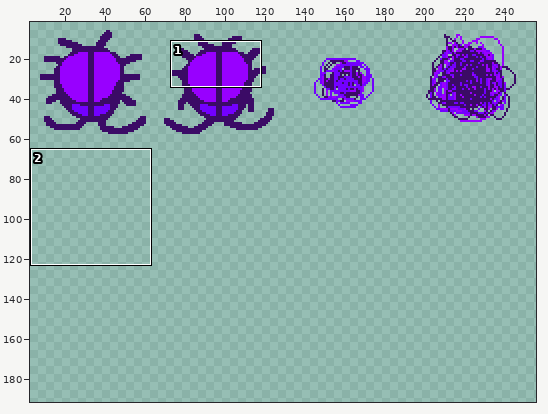
File history of a sprite sheet, output/textures/ipis.png. Above, an overview of the earlier version with the close-up marked.
Close-up. Old version:
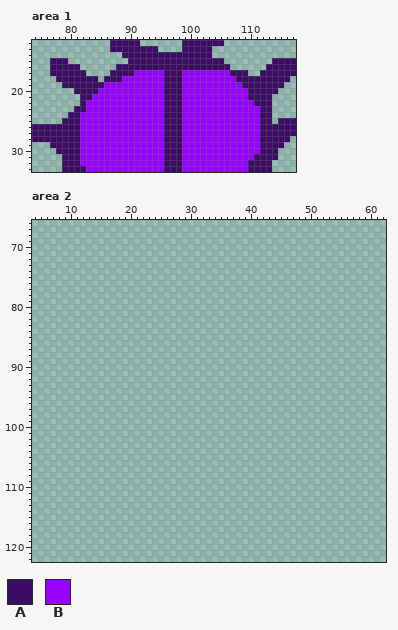
The file is 256x256 pixels. Shown: area 1: x 74..117, y 12..33; area 2: x 4..62, y 66..122. The wide view leaves out empty margins. The commit also changed other parts of the picture, which this record leaves out.
Palette (. is transparent): A #3b0b66  B #9800ff
Pixels before, area 1, first column x 74:
12 .............AAAAA.......AAAAAAA............
13 .............AAAAAAAA....AAAAA..............
14 ...............AAAAAAAAAAAAAAA..............
15 ...AAA..........AAAAAAAAAAAAAAAA........AAAA
16 ...AAAAA......AAAAAAAAAAAAAAAAAAA......AAAAA
17 ...AAAAAA....AAAABBBBBAAABBBBBBBBAAA..AAAAAA
18 ....AAAAAAA.AAABBBBBBBAAABBBBBBBBBAAAAAAAAA.
19 .....AAAAAAABBBBBBBBBBAAABBBBBBBBBBAAAAAAA..
20 .......AAAABBBBBBBBBBBAAABBBBBBBBBBBAAAAA...
21 ........AABBBBBBBBBBBBAAABBBBBBBBBBBAAAA....
22 ........ABBBBBBBBBBBBBAAABBBBBBBBBBBBAAA....
23 .......AABBBBBBBBBBBBBAAABBBBBBBBBBBBBAA....
24 ......AABBBBBBBBBBBBBBAAABBBBBBBBBBBBBAA....
25 .....AAABBBBBBBBBBBBBBAAABBBBBBBBBBBBBAA.AAA
26 AAAAAAAABBBBBBBBBBBBBBAAABBBBBBBBBBBBBAAAAAA
27 AAAAAAAABBBBBBBBBBBBBBAAABBBBBBBBBBBBBAAAAAA
28 AAAAAAAABBBBBBBBBBBBBBAAABBBBBBBBBBBBBAAAAA.
29 ...AAAAABBBBBBBBBBBBBBAAABBBBBBBBBBBBBAAAA..
30 ....AAAABBBBBBBBBBBBBBAAABBBBBBBBBBBBBAAA...
31 .....AAABBBBBBBBBBBBBBAAABBBBBBBBBBBBAAAA...
32 .....AAABBBBBBBBBBBBBBAAABBBBBBBBBBBAAAA....
33 .....AAAABBBBBBBBBBBBBAAABBBBBBBBBBBAAAA....
Pixels before, area 2 (only the part around the change), first column x 4:
 66 ...........................................................
 67 ...........................................................
 68 ...........................................................
 69 ...........................................................
 70 ...........................................................
 71 ...........................................................
 72 ...........................................................
 73 ...........................................................
 74 ...........................................................
 75 ...........................................................
 76 ...........................................................
 77 ...........................................................
 78 ...........................................................
 79 ...........................................................
 80 ...........................................................
 81 ...........................................................
 82 ...........................................................
 83 ...........................................................
 84 ...........................................................
 85 ...........................................................
 86 ...........................................................
 87 ...........................................................
 88 ...........................................................
 89 ...........................................................
 90 ...........................................................
 91 ...........................................................
 92 ...........................................................
 93 ...........................................................
 94 ...........................................................
 95 ...........................................................
 96 ...........................................................
 97 ...........................................................
 98 ...........................................................
 99 ...........................................................
100 ...........................................................
101 ...........................................................
102 ...........................................................
103 ...........................................................
104 ...........................................................
105 ...........................................................
106 ...........................................................
107 ...........................................................
108 ...........................................................
109 ...........................................................
110 ...........................................................
111 ...........................................................
112 ...........................................................
113 ...........................................................
114 ...........................................................
115 ...........................................................
116 ...........................................................
117 ...........................................................
118 ...........................................................
119 ...........................................................
120 ...........................................................
121 ...........................................................
122 ...........................................................
And afterwards:
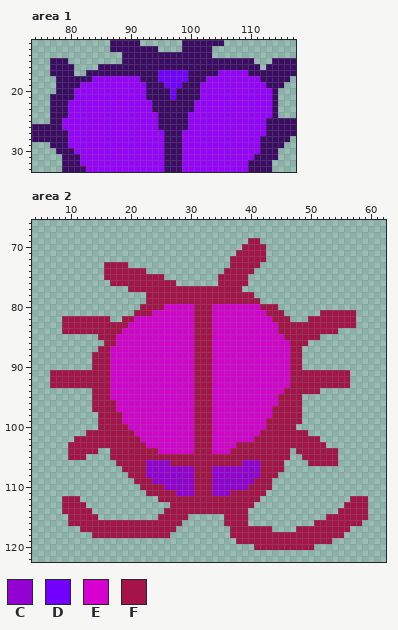
Colours new in this view: C #9401d5  D #7300ff  E #d501ce  F #a51348
The edit:
Changed rows in their new state; - is an unchanged pixel.
Area 1:
first column x 77:
15 ------------A----------------AAAAA----
16 ----.---AAA-------------------AAAAA---
17 ----..AAAA----AAAADDDDDAAAAA--BBBAA---
18 -------BBBBB---AAADDDDDAAA-----BBBB---
19 -A---BBBB-------AAADDDAAA-------BBBB--
20 -AAABBBB--------AAA-D-AAA--------BBBB-
21 AAAABBB---------AAA-D-AAA--------BBBBA
22 AAABBB-----------AA---AA----------BBBA
23 AAABBB-----------AA---AA-----------BBA
24 AAABB-------------A---A------------BBA
25 AABBB-------------A---A------------B-A
26 --BBB-------------A---A------------B--
27 ---BB------------------------------B--
28 ---BB---------------------------------
29 ---BB---------------------------------
30 ----B---------------------------------
Area 2:
first column x 7:
 69 ---------------------------------FF------------------
 70 --------------------------------FFFF-----------------
 71 -------------------------------FFFFF-----------------
 72 ------------------------------FFFFFF-----------------
 73 ---------FFFF-----------------FFFFF------------------
 74 ---------FFFFFFF-------------FFFFF-------------------
 75 ---------FFFFFFFFFF---------FFFFF--------------------
 76 ----------FFFFFFFFFFF-------FFFFF--------------------
 77 -------------FFFFFFFFFFFFFFFFFFF---------------------
 78 ----------------FFFFFFFFFFFFFFFFFF-------------------
 79 ----------------FFFFFFFFFFFFFFFFFFF------------------
 80 ---------------FFFFEEEEEFFFEEEEEEEEFFF---------------
 81 --------------FFFEEEEEEEFFFEEEEEEEEEFFF------FFFFFF--
 82 --FFFFFFFF--FFEEEEEEEEEEFFFEEEEEEEEEEFFF---FFFFFFFF--
 83 --FFFFFFFFFFFEEEEEEEEEEEFFFEEEEEEEEEEEFFFFFFFFFFFFF--
 84 --FFFFFFFFFFEEEEEEEEEEEEFFFEEEEEEEEEEEFFFFFFFFFF-----
 85 --------FFFEEEEEEEEEEEEEFFFEEEEEEEEEEEEFFFFFF--------
 86 ---------FFEEEEEEEEEEEEEFFFEEEEEEEEEEEEEFFF----------
 87 --------FFEEEEEEEEEEEEEEFFFEEEEEEEEEEEEEFF-----------
 88 -------FFFEEEEEEEEEEEEEEFFFEEEEEEEEEEEEEFF-----------
 89 -------FFFEEEEEEEEEEEEEEFFFEEEEEEEEEEEEEFF-----------
 90 -------FFFEEEEEEEEEEEEEEFFFEEEEEEEEEEEEEFF-----------
 91 FFFFFFFFFFEEEEEEEEEEEEEEFFFEEEEEEEEEEEEEFFFFFFFFFF---
 92 FFFFFFFFFFEEEEEEEEEEEEEEFFFEEEEEEEEEEEEEFFFFFFFFFF---
 93 FFFFFFFFFFEEEEEEEEEEEEEEFFFEEEEEEEEEEEEEFFFFFFFFFF---
 94 -------FFFEEEEEEEEEEEEEEFFFEEEEEEEEEEEEFFFFFF--------
 95 -------FFFEEEEEEEEEEEEEEFFFEEEEEEEEEEEFFFF-----------
 96 -------FFFFEEEEEEEEEEEEEFFFEEEEEEEEEEEFFFF-----------
 97 -------FFFFEEEEEEEEEEEEEFFFEEEEEEEEEEFFFFF-----------
 98 --------FFFFEEEEEEEEEEEEFFFEEEEEEEEEEFFFFF-----------
 99 --------FFFFEEEEEEEEEEEEFFFEEEEEEEEEFFFFFF-----------
100 --------FFFFFEEEEEEEEEEEFFFEEEEEEEEEFFFFF------------
101 ------FFFFFFFFEEEEEEEEEEFFFEEEEEEEEFFFFFFFF----------
102 ----FFFFFFFFFFFEEEEEEEEEFFFEEEEEEEFFFFFFFFFFF--------
103 ---FFFFFFFFFFFFFEEEEEEEEFFFEEEEFFFFFFFFFFFFFFF-------
104 ---FFFFF--FFFFFFFFEEEEEEFFFEEEFFFFFFFFFF-FFFFFFF-----
105 ---FFF----FFFFFFFFFFFFFFFFFFFFFFFFFFFFFF--FFFFFF-----
106 -----------FFFFFCCCCFFFFFFFFFFFFCCCFFFF----FFFFF-----
107 ------------FFFFCCCCCCCCFFFCCCCCCCCFFFF--------------
108 -------------FFFCCCCCCCCFFFCCCCCCCCFFF---------------
109 --------------FFFCCCCCCCFFFCCCCCCCFFF----------------
110 ---------------FFFFCCCCCFFFCCCCCCFFFF----------------
111 ----------------FFFFFCCCFFFCCCFFFFFF-----------------
112 --FFF-------------FFFFFFFFFFFFFFFFF---------------FFF
113 --FFFF--------------FFFFFFFFFFFFFF---------------FFFF
114 --FFFFF------------FFFFFFFFFFFFFF---------------FFFFF
115 ---FFFFF----------FFFFF------FFFF-------------FFFFFFF
116 ---FFFFFFFFFFFFFFFFFFF-------FFFF-----------FFFFFFFF-
117 -----FFFFFFFFFFFFFFFF---------FFFFFFF----FFFFFFFFF---
118 -------FFFFFFFFFFFFF----------FFFFFFFFFFFFFFFFFFF----
119 -------------------------------FFFFFFFFFFFFFFFF------
120 ----------------------------------FFFFFFFFFF---------
